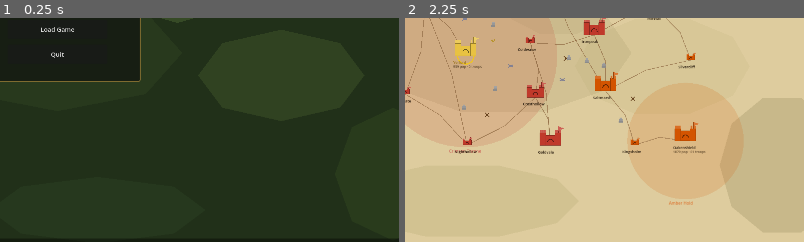
Above: before the commit, frames 1-2 (left to right).
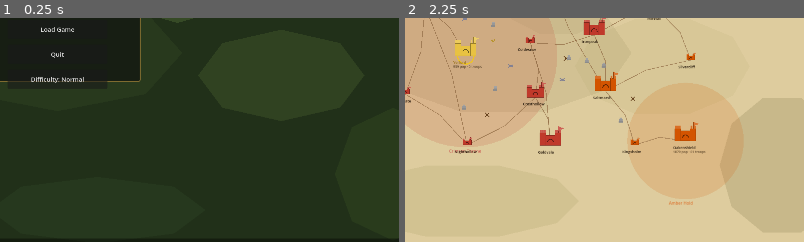
Above: after the commit, the same moments.

Repository: brotherphilip/sovereigns-reach
Game: Godot game, scene res://view/menu/MainMenuScene.tscn
Two runs of this game, one before a commit and one after it. Both use one fixed random seed, a clock stepped at 60 frames per second and the inputs below.
Inputs:
- Up to frame 1 (0.25 s): no input
- Up to frame 2 (2.25 s): click "New Game" at 0.5 s; click "Main Menu" at 1.25 s; click "New Game" at 2 s
The pictures show only the part of the screen within x 43-93%, y 47-97%; the shares and areas given below are measured in that part.

The runs differ from the first frame. In frame 1, 0.2% of the frame differs, in the area x 2-28%, y 26-30%; in frame 2, nothing differs.

Commit message:
omniscience: phase 8 complete — difficulty scaling

Diff:
--- a/simulation/ai/AIFaction.gd
+++ b/simulation/ai/AIFaction.gd
@@ -7,6 +7,7 @@
 const UnitRegistry  = preload("res://simulation/units/UnitRegistry.gd")
 const UnitState     = preload("res://simulation/units/UnitState.gd")
 const CombatSystem  = preload("res://simulation/combat/CombatSystem.gd")
+const DifficultySystem = preload("res://simulation/core/DifficultySystem.gd")
 
 const TICKS_PER_DAY: int = 240
 
@@ -119,6 +120,7 @@
 	var days: int       = faction.get("days_alive", 0)
 	# Threat = (army power / 10) + (gold / 100) + (days_alive / 5), capped at 100
 	var threat: float = float(army_value) / 10.0 + float(gold) / 100.0 + float(days) / 5.0
+	threat *= DifficultySystem.get_mod("ai_threat")
 	faction["threat_level"] = minf(100.0, threat)
 
 # ── Siege assembly ────────────────────────────────────────────────────────────
--- /dev/null
+++ b/simulation/core/DifficultySystem.gd
@@ -0,0 +1,23 @@
+extends RefCounted
+# Difficulty scaling. A preloaded static-state class (NOT an autoload): the static
+# simulation helpers (AIFaction, TaxSystem, FoodSystem) read it via preload + static
+# call, which is safe under headless --script tests — referencing an autoload from a
+# static RefCounted is not. Set DifficultySystem.current from the main menu; the value
+# (a static var) is shared across every preload of this script and persists across scenes.
+
+enum Level { PEACEFUL, NORMAL, HARD, SIEGE_LORD }
+
+static var current: int = Level.NORMAL
+
+const _MODIFIERS := {
+	Level.PEACEFUL:   {"ai_threat": 0.3, "tax_income": 1.3, "food_consumption": 0.7},
+	Level.NORMAL:     {"ai_threat": 1.0, "tax_income": 1.0, "food_consumption": 1.0},
+	Level.HARD:       {"ai_threat": 1.6, "tax_income": 0.85, "food_consumption": 1.25},
+	Level.SIEGE_LORD: {"ai_threat": 2.5, "tax_income": 0.7, "food_consumption": 1.5},
+}
+
+static func get_mod(key: String) -> float:
+	return _MODIFIERS[current].get(key, 1.0)
+
+static func level_name(lvl: int) -> String:
+	return Level.keys()[lvl].capitalize()
--- a/simulation/economy/FoodSystem.gd
+++ b/simulation/economy/FoodSystem.gd
@@ -4,6 +4,8 @@
 # ResourceTick handles production; FoodSystem handles storage and consumption accounting.
 
 # Food drain multipliers per ration level (units of food consumed per peasant per day)
+const DifficultySystem = preload("res://simulation/core/DifficultySystem.gd")
+
 const FOOD_DRAIN_PER_PEASANT: Dictionary = {
 	0: 0.0,    # No rations — starvation risk (zero drain because no food issued)
 	1: 0.5,    # Low rations
@@ -42,7 +44,7 @@
 	var ration: int = player.get("food_ration", 2)
 	var population: int = player.get("population", 0)
 	var drain_per_cap: float = FOOD_DRAIN_PER_PEASANT.get(ration, 1.0)
-	var total_to_consume: int = int(float(population) * drain_per_cap)
+	var total_to_consume: int = int(float(population) * drain_per_cap * DifficultySystem.get_mod("food_consumption"))
 
 	if total_to_consume <= 0:
 		# Zero rations: trigger starvation flag but no food deducted
--- a/simulation/economy/TaxSystem.gd
+++ b/simulation/economy/TaxSystem.gd
@@ -5,6 +5,7 @@
 
 # Gold collected per peasant per day per tax level (magnitude)
 const GOLD_PER_PEASANT_LEVEL: float = 0.5
+const DifficultySystem = preload("res://simulation/core/DifficultySystem.gd")
 
 # Returns the gold delta for one game-day.
 # Positive = gold collected; negative = bribe paid.
@@ -22,7 +23,9 @@
 	var modifier: float = _get_shire_tax_modifier(player, world)
 	base_delta = int(float(base_delta) * (1.0 + modifier))
 
-	return base_delta if tax_rate > 0 else -base_delta
+	if tax_rate > 0:
+		return int(float(base_delta) * DifficultySystem.get_mod("tax_income"))
+	return -base_delta
 
 # Applies the daily gold calculation to the player dict. Call at tick%240==0.
 # Returns dict with "old_gold", "new_gold", "delta".
--- a/view/menu/MainMenuScene.gd
+++ b/view/menu/MainMenuScene.gd
@@ -3,6 +3,9 @@
 # New Game → WorldMapScene; Load Game → save picker → CityViewScene; Quit.
 
 const SaveManager = preload("res://simulation/persistence/SaveManager.gd")
+const DifficultySystem = preload("res://simulation/core/DifficultySystem.gd")
+
+var _diff_btn: Button = null
 
 func _ready() -> void:
 	_build_background()
@@ -82,6 +85,11 @@
 		panel.add_child(btn)
 		btn_y += 60.0
 
+	# Difficulty selector — cycles PEACEFUL -> NORMAL -> HARD -> SIEGE_LORD
+	_diff_btn = _make_menu_button("Difficulty: " + DifficultySystem.level_name(DifficultySystem.current), Vector2(80, btn_y), Vector2(240, 46), _on_cycle_difficulty)
+	panel.add_child(_diff_btn)
+	btn_y += 60.0
+
 	# Version
 	var ver := Label.new()
 	ver.text = "Phase 9 build"
@@ -100,6 +108,11 @@
 	btn.add_theme_font_size_override("font_size", 15)
 	btn.pressed.connect(callback)
 	return btn
+
+func _on_cycle_difficulty() -> void:
+	DifficultySystem.current = (DifficultySystem.current + 1) % 4
+	if _diff_btn != null:
+		_diff_btn.text = "Difficulty: " + DifficultySystem.level_name(DifficultySystem.current)
 
 # ── Transitions ───────────────────────────────────────────────────────────────
 
Not shown, changed: OMNISCIENCE_LOG.md
